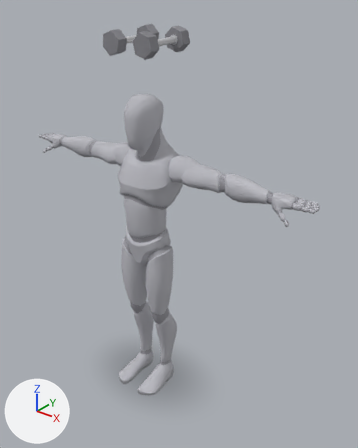
Before and after pictures for a commit that changed the glTF model app/src/main/assets/mannequins/super_rom_db_lateral_raise.glb.
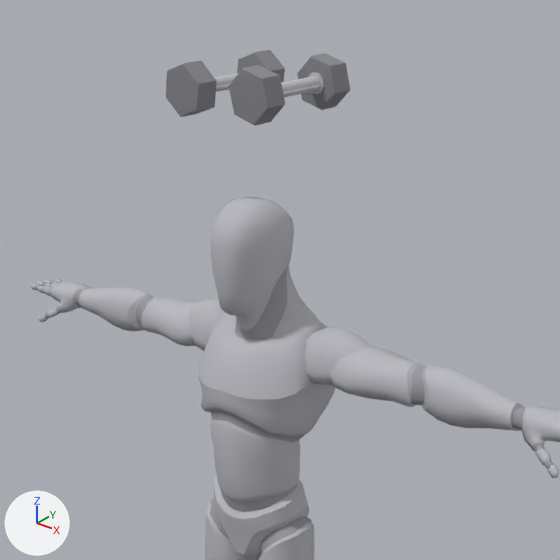
There are two pictures of each version: one whole from a camera (50 mm lens) standing at (1.739, -1.885, 2.335) and looking at (0.137, 0.118, 1.093), one close up on the part from 7% to 81% of the width and 0% to 59% of the height. Lighting does not change. The marker at lower left points along +X, +Y and +Z. The first two pictures are the older version.

The first close-up shows 'body', 'body_1', 'dumbbell_l_2', 'dumbbell_l_4', 'dumbbell_r_2', 'dumbbell_r_4' and 3 more.
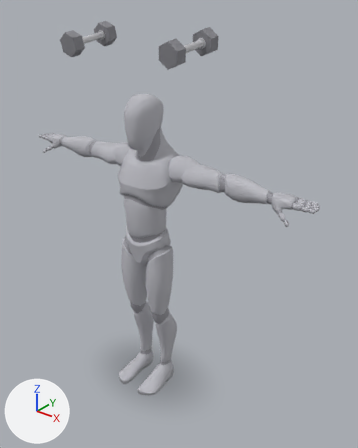
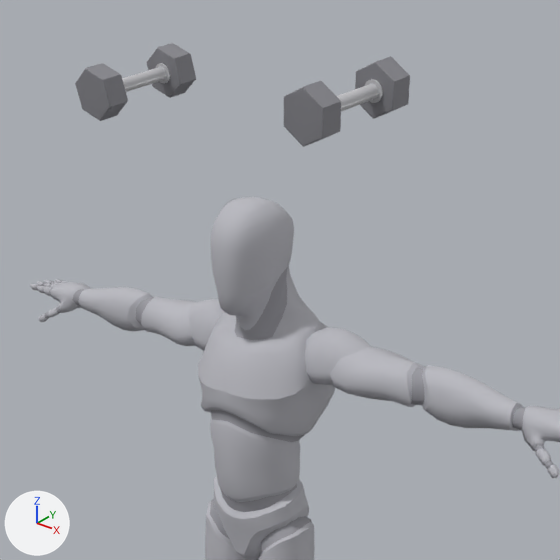
ob_dumbbell_r is not drawn itself; it is the parent of ob_dumbbell_r_0, ob_dumbbell_r_1, ob_dumbbell_r_2, ob_dumbbell_r_3, ob_dumbbell_r_4.
ob_dumbbell_l is not drawn itself; it is the parent of ob_dumbbell_l_0, ob_dumbbell_l_1, ob_dumbbell_l_2, ob_dumbbell_l_3, ob_dumbbell_l_4.

What differs and where, as boxes (x1, y1, x2, y2) in the close-ups (560 x 560 px):
'dumbbell_l_4', moved, turned: before (228, 65, 285, 126); after (284, 81, 341, 147)
'dumbbell_r_4', moved, turned: before (166, 61, 217, 117); after (75, 63, 128, 121)
'dumbbell_l_2', moved, turned: before (297, 53, 350, 110); after (355, 56, 410, 119)
'dumbbell_r_2', moved, turned: before (237, 50, 285, 82); after (147, 43, 196, 98)
'dumbbell_l_0', moved, turned: before (281, 76, 320, 97); after (337, 84, 379, 112)
'dumbbell_r_0', moved, turned: before (214, 73, 238, 92); after (122, 67, 167, 92)
'dumbbell_l_1', moved, turned: before (308, 72, 324, 94); after (364, 79, 383, 103)
'dumbbell_r_1', moved, turned (not visible before): after (155, 63, 170, 83)

The change, as a diff of the scene's bpy script:
```diff
--- a/app/src/main/assets/mannequins/super_rom_db_lateral_raise.glb.py
+++ b/app/src/main/assets/mannequins/super_rom_db_lateral_raise.glb.py
@@ ob_dumbbell_r @@
 ob_dumbbell_r.parent = ob_dumbbells
-ob_dumbbell_r.location = (-0.101, 0.035, 2.082)
-ob_dumbbell_r.rotation_euler = (1.358, 0.0436, -1.582)  # degrees (78, 2.5, -91)
+ob_dumbbell_r.location = (-0.325, -0.0445, 2.078)
+ob_dumbbell_r.rotation_euler = (1.706, 0.137, -1.554)  # degrees (98, 7.8, -89)
@@ ob_dumbbell_l @@
 ob_dumbbell_l.parent = ob_dumbbells
-ob_dumbbell_l.location = (0.101, 0.035, 2.082)
-ob_dumbbell_l.rotation_euler = (-1.358, 0.0441, -1.564)  # degrees (-78, 2.5, -90)
+ob_dumbbell_l.location = (0.325, -0.0445, 2.078)
+ob_dumbbell_l.rotation_euler = (-1.706, 0.136, -1.591)  # degrees (-98, 7.8, -91)
```
